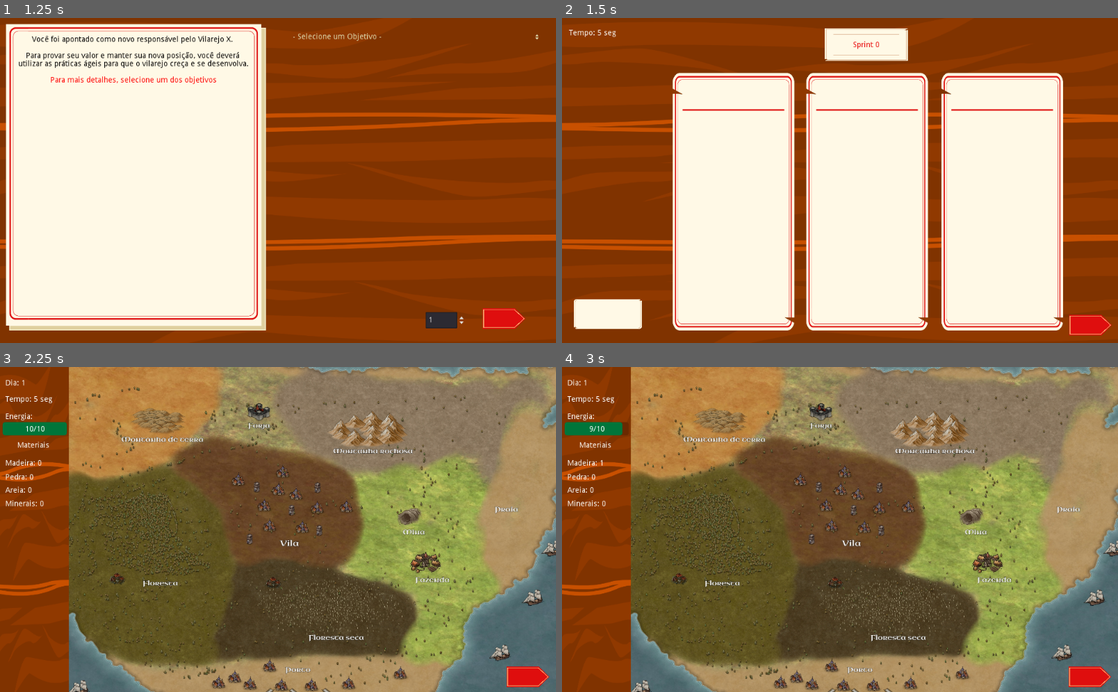
Above: before the commit, frames 1-4 (two rows, left to right).
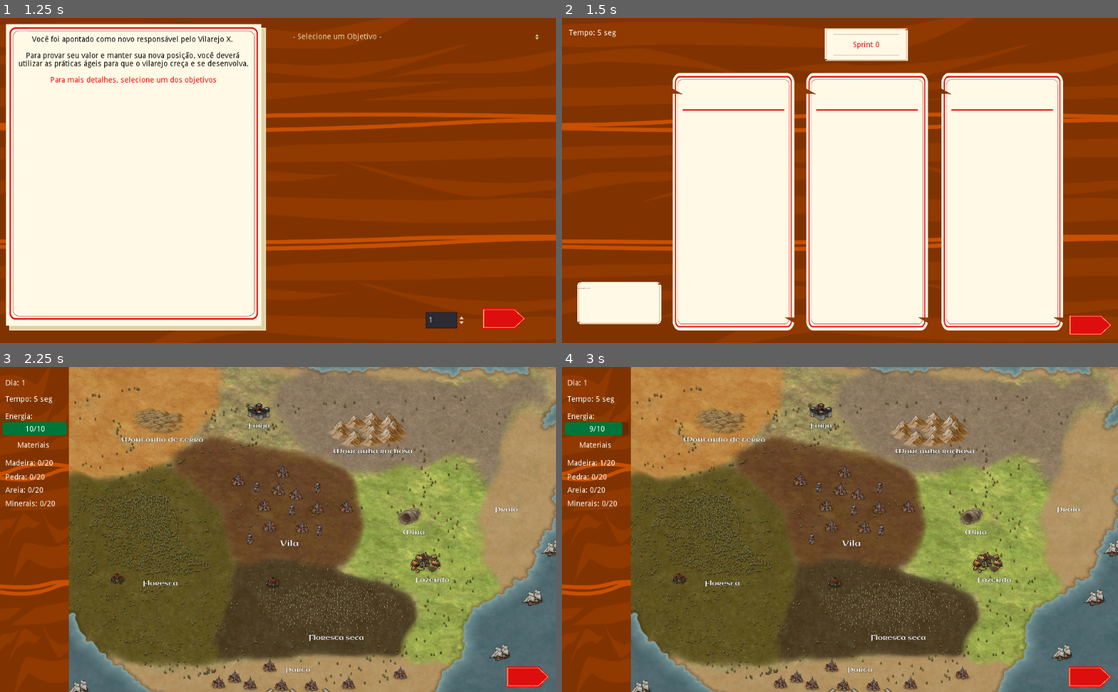
Above: after the commit, the same moments.

Repository: Gebp/TCC
Game: Godot game, scene res://Telas/1-MenuInicial.tscn
The game is run twice, just before and just after one commit, with the same random seed, the same clock (stepped at 60 frames per second) and the same inputs.
Inputs (mouse positions are in pixels of both pictures, inside the frame that each line leads up to):
- Up to frame 1 (1.25 s): click (66, 161) at 0.5 s
- Up to frame 2 (1.5 s): click (1067, 317) at 1.25 s
- Up to frame 3 (2.25 s): click (528, 672) at 2 s
- Up to frame 4 (3 s): click (712, 536) at 2.75 s

Frame 1 is identical in both runs. In frame 2, 1.4% of the frame differs, in the area x 2-18%, y 81-96%; in frame 3, less than 0.1%; in frame 4, less than 0.1%.

Commit message:
Ajustado limites de recursos e task cards
As task cards ainda não se movem e o texto por algum motivo está minúsculo

Falta ainda fazer uma forma de gastar os recursos

Diff:
--- /dev/null
+++ b/Agile_Vilage/Objetos/TaskCard.tscn
@@ -0,0 +1,23 @@
+[gd_scene load_steps=3 format=2]
+
+[ext_resource path="res://Imagens/Cards/TaskCard.png" type="Texture" id=1]
+[ext_resource path="res://Scripts/dnd.gd" type="Script" id=2]
+
+[node name="Container" type="Container"]
+margin_left = 19.0
+margin_top = 9.0
+margin_right = 160.0
+margin_bottom = 83.0
+script = ExtResource( 2 )
+
+[node name="TaskCard" type="Sprite" parent="."]
+position = Vector2( 70, 36 )
+scale = Vector2( 0.246501, 0.213178 )
+texture = ExtResource( 1 )
+
+[node name="Texto" type="RichTextLabel" parent="TaskCard"]
+modulate = Color( 0.00392157, 0, 0, 1 )
+margin_left = -308.0
+margin_top = -131.0
+margin_right = 308.0
+margin_bottom = 122.0
--- a/Agile_Vilage/Scripts/Btn_scripts/btn_campos.gd
+++ b/Agile_Vilage/Scripts/Btn_scripts/btn_campos.gd
@@ -13,25 +13,33 @@
 	$Menu_lateral/Energia.text = str(GlobalVar.energia) + '/' + str(GlobalVar.limite_energia)
 
 func _on_BtnMadeira_pressed():
-	if GlobalVar.energia >0:
+	if GlobalVar.energia > 0 and GlobalVar.madeira < GlobalVar.limite_madeira:
 		GlobalVar.madeira += randomizar_ganhos()
-		$Menu_lateral/Madeira.text = 'Madeira: ' + str(GlobalVar.madeira)
+		if GlobalVar.madeira > GlobalVar.limite_madeira:
+			GlobalVar.madeira = GlobalVar.limite_madeira
+		$Menu_lateral/Madeira.text = 'Madeira: ' + str(GlobalVar.madeira) + '/' + str(GlobalVar.limite_madeira)
 		reduzir_energia()
 
 func _on_BtnPedra_pressed():
-	if GlobalVar.energia >0:
+	if GlobalVar.energia > 0 and GlobalVar.pedra < GlobalVar.limite_pedra:
 		GlobalVar.pedra += randomizar_ganhos()
-		$Menu_lateral/Pedra.text = 'Pedra: ' + str(GlobalVar.pedra)
+		if GlobalVar.pedra > GlobalVar.limite_pedra:
+			GlobalVar.pedra = GlobalVar.limite_pedra
+		$Menu_lateral/Pedra.text = 'Pedra: ' + str(GlobalVar.pedra) + '/' + str(GlobalVar.limite_pedra)
 		reduzir_energia()
 
 func _on_BtnAreia_pressed():
-	if GlobalVar.energia >0:
+	if GlobalVar.energia > 0 and GlobalVar.areia < GlobalVar.limite_areia:
 		GlobalVar.areia += randomizar_ganhos()
-		$Menu_lateral/Areia.text = 'Areia: ' + str(GlobalVar.areia)
+		if GlobalVar.areia > GlobalVar.limite_areia:
+			GlobalVar.areia = GlobalVar.limite_areia
+		$Menu_lateral/Areia.text = 'Areia: ' + str(GlobalVar.areia) + '/' + str(GlobalVar.limite_areia)
 		reduzir_energia()
 
 func _on_BtnMinerais_pressed():
-	if GlobalVar.energia >0:
+	if GlobalVar.energia > 0 and GlobalVar.minerais < GlobalVar.limite_minerais:
 		GlobalVar.minerais += randomizar_ganhos()
-		$Menu_lateral/Minerais.text = 'Madeira: ' + str(GlobalVar.minerais)
+		if GlobalVar.minerais > GlobalVar.limite_minerais:
+			GlobalVar.minerais = GlobalVar.limite_minerais
+		$Menu_lateral/Minerais.text = 'Minerais: ' + str(GlobalVar.minerais) + '/' + str(GlobalVar.limite_minerais)
 		reduzir_energia()
--- a/Agile_Vilage/Scripts/Btn_scripts/btn_p5.gd
+++ b/Agile_Vilage/Scripts/Btn_scripts/btn_p5.gd
@@ -1,22 +1,28 @@
 extends Control
 
 func _on_Reiniciar_pressed():
-	# Reseta os valores dos contadores para reiniciar
+	# Reseta os valores dos contadores ao reiniciar
+	# Contadores e validadores de tempo
 	GlobalVar.qtd_sprint = 1
 	GlobalVar.sprint = 0
 	GlobalVar.dia = 1
+	# Contadores de recursos
 	GlobalVar.energia = 10
 	GlobalVar.madeira = 0
 	GlobalVar.pedra = 0
 	GlobalVar.areia = 0
 	GlobalVar.minerais = 0
+	# Limitadores
 	GlobalVar.limite_energia = 10
-	GlobalVar.limite_madeira = 0
-	GlobalVar.limite_pedra = 0
-	GlobalVar.limite_areia = 0
-	GlobalVar.limite_minerais = 0
+	GlobalVar.limite_madeira = 20
+	GlobalVar.limite_pedra = 20
+	GlobalVar.limite_areia = 20
+	GlobalVar.limite_minerais = 20
+	# Contadores para validação dos objetivos
 	GlobalVar.casas = 0
 	GlobalVar.torres = 0
 	GlobalVar.muros = 0
 	GlobalVar.fazendas = 0
+	# Validador do objetivo selecionado
+	GlobalVar.obj = 0
 	get_tree().change_scene("res://Telas/1-MenuInicial.tscn")
--- a/Agile_Vilage/Scripts/Singleton/global_var.gd
+++ b/Agile_Vilage/Scripts/Singleton/global_var.gd
@@ -14,13 +14,16 @@
 
 # Limitadores
 var limite_energia = 10
-var limite_madeira = 0
-var limite_pedra = 0
-var limite_areia = 0
-var limite_minerais = 0
+var limite_madeira = 20
+var limite_pedra = 20
+var limite_areia = 20
+var limite_minerais = 20
 
-#Contadores para validação dos objetivos
+# Contadores para validação dos objetivos
 var casas = 0
 var torres = 0
 var muros = 0
 var fazendas = 0
+
+# Validador do objetivo selecionado
+var obj = 0
--- /dev/null
+++ b/Agile_Vilage/Scripts/dnd.gd
@@ -0,0 +1,24 @@
+extends Container
+class_name Arrastavel
+
+var id: int
+var texto: String
+
+var dropped_on_target: bool = false
+
+func _ready():
+	add_to_group('Card')
+	$TaskCard/Texto.bbcode_text = '[center]' + texto
+
+func get_drag_data(_position: Vector2):
+	if not dropped_on_target:
+		set_drag_preview(_get_preview_control())
+		return self
+
+func _on_item_dropped_on_target(arrastavel):
+	if arrastavel.get('id') != id:
+		return
+	queue_free()
+
+func _get_preview_control():
+	pass
--- a/Agile_Vilage/Scripts/menu_execucao.gd
+++ b/Agile_Vilage/Scripts/menu_execucao.gd
@@ -7,10 +7,10 @@
 	$Dia.text = 'Dia: ' + str(GlobalVar.dia)
 	GlobalVar.energia = GlobalVar.limite_energia
 	$Energia.text = str(GlobalVar.energia) + '/' + str(GlobalVar.limite_energia)
-	$Madeira.text = 'Madeira: ' + str(GlobalVar.madeira)
-	$Pedra.text = 'Pedra: ' + str(GlobalVar.pedra)
-	$Areia.text = 'Areia: ' + str(GlobalVar.areia)
-	$Minerais.text = 'Minerais: ' + str(GlobalVar.minerais)
+	$Madeira.text = 'Madeira: ' + str(GlobalVar.madeira) + '/' + str(GlobalVar.limite_madeira)
+	$Pedra.text = 'Pedra: ' + str(GlobalVar.pedra) + '/' + str(GlobalVar.limite_pedra)
+	$Areia.text = 'Areia: ' + str(GlobalVar.areia) + '/' + str(GlobalVar.limite_areia)
+	$Minerais.text = 'Minerais: ' + str(GlobalVar.minerais) + '/' + str(GlobalVar.limite_minerais)
 	$EnergiaBar.max_value = GlobalVar.limite_energia
 	$EnergiaBar.value = GlobalVar.limite_energia
 
--- a/Agile_Vilage/Scripts/objetivos.gd
+++ b/Agile_Vilage/Scripts/objetivos.gd
@@ -24,6 +24,7 @@
 
 func _on_ListaObj_item_selected(index):
 	var i = index - 2
+	GlobalVar.obj = i
 
 	if i == 0:
 		$Mensagem_inicial/TextoIntro.bbcode_text = texto_padrao + "[color=red]Objetivo 1"
--- a/Agile_Vilage/Scripts/plan.gd
+++ b/Agile_Vilage/Scripts/plan.gd
@@ -1 +1,29 @@
 extends Node
+
+onready var cena_arastavel: PackedScene = preload("res://Objetos/TaskCard.tscn")
+onready var container_a = $Container_cards
+
+var task_cards = [
+	{'id': 1, 'texto': 'Task 1'},
+	{'id': 2, 'texto': 'Task 2'},
+	{'id': 3, 'texto': 'Task 3'},
+	{'id': 4, 'texto': 'Task 4'},
+]
+
+func _ready():
+	_popular_cards()
+
+func _popular_cards():
+	for task in task_cards:
+		var item = cena_arastavel.instance()
+		item.id = task['id']
+		item.texto = task['texto']
+		container_a.add_child(item)
+
+func _on_item_dropped_on_target(dropped_item: Arrastavel):
+	for item in container_a.get_children():
+		item = (item as Arrastavel)
+		if item.id == dropped_item.id:
+			container_a.remove_child(item)
+			item.queue_free()
+			break
--- a/Agile_Vilage/Telas/2-SelecionarObjetivo.tscn
+++ b/Agile_Vilage/Telas/2-SelecionarObjetivo.tscn
@@ -56,12 +56,8 @@
 margin_bottom = 318.0
 custom_colors/default_color = Color( 0, 0, 0, 1 )
 bbcode_enabled = true
-bbcode_text = "[center]Você foi apontado como novo responsável pelo Vilarejo X. Para provar seu valor e manter sua nova posição, você deverá utilizar as práticas ágeis para que o vilarejo creça e se desenvolva.
-
-Escolha uma das missões propostas para esse fim e informe em quanto tempo você cumprirá seus objetivos.[/center]"
-text = "Você foi apontado como novo responsável pelo Vilarejo X. Para provar seu valor e manter sua nova posição, você deverá utilizar as práticas ágeis para que o vilarejo creça e se desenvolva.
-
-Escolha uma das missões propostas para esse fim e informe em quanto tempo você cumprirá seus objetivos."
+bbcode_text = "[center]Texto da intro.[/center]"
+text = "Texto da intro."
 
 [node name="QtdSprint" type="SpinBox" parent="Objetivo"]
 margin_left = 784.0
--- a/Agile_Vilage/Telas/3-Planejamento.tscn
+++ b/Agile_Vilage/Telas/3-Planejamento.tscn
@@ -6,14 +6,10 @@
 [ext_resource path="res://Scripts/Btn_scripts/btn_p3.gd" type="Script" id=4]
 [ext_resource path="res://Scripts/menu_plan.gd" type="Script" id=5]
 [ext_resource path="res://Imagens/Cards/Info.png" type="Texture" id=6]
-[ext_resource path="res://Imagens/Cards/TaskCard.png" type="Texture" id=7]
 [ext_resource path="res://Scripts/plan.gd" type="Script" id=8]
 
 [sub_resource type="RectangleShape2D" id=1]
 extents = Vector2( 110, 231.5 )
-
-[sub_resource type="RectangleShape2D" id=2]
-extents = Vector2( 59.75, 27.75 )
 
 [node name="Planejamento" type="Node2D"]
 script = ExtResource( 8 )
@@ -107,18 +103,11 @@
 align = 1
 valign = 1
 
-[node name="KinematicBody2D" type="KinematicBody2D" parent="."]
-collision_layer = 2
-input_pickable = true
-
-[node name="CollisionShape2D" type="CollisionShape2D" parent="KinematicBody2D"]
-position = Vector2( 82, 547 )
-shape = SubResource( 2 )
-
-[node name="TaskCard" type="Sprite" parent="KinematicBody2D/CollisionShape2D"]
-position = Vector2( 2.375, -0.75 )
-scale = Vector2( 0.200233, 0.152455 )
-texture = ExtResource( 7 )
+[node name="Container_cards" type="MarginContainer" parent="."]
+margin_left = 35.0
+margin_top = 490.0
+margin_right = 185.0
+margin_bottom = 575.0
 
 [connection signal="pressed" from="Executar" to="Executar" method="_on_Executar_pressed"]
 [connection signal="pressed" from="Executar" to="Executar" method="_on_Reiniciar_pressed"]
--- a/Agile_Vilage/Telas/4-Execucao.tscn
+++ b/Agile_Vilage/Telas/4-Execucao.tscn
@@ -132,7 +132,7 @@
 margin_right = 110.0
 margin_bottom = 185.0
 rect_pivot_offset = Vector2( -115, 211 )
-text = "Madeira: xx"
+text = "Madeira: xx/xx"
 
 [node name="Pedra" type="Label" parent="Campos/Menu_lateral"]
 margin_left = 10.0
@@ -140,7 +140,7 @@
 margin_right = 110.0
 margin_bottom = 211.0
 rect_pivot_offset = Vector2( -115, 211 )
-text = "Pedra: xx"
+text = "Pedra: xx/xx"
 
 [node name="Areia" type="Label" parent="Campos/Menu_lateral"]
 margin_left = 10.0
@@ -148,7 +148,7 @@
 margin_right = 110.0
 margin_bottom = 235.0
 rect_pivot_offset = Vector2( -115, 211 )
-text = "Areia: xx"
+text = "Areia: xx/xx"
 
 [node name="Minerais" type="Label" parent="Campos/Menu_lateral"]
 margin_left = 10.0
@@ -156,7 +156,7 @@
 margin_right = 110.0
 margin_bottom = 260.0
 rect_pivot_offset = Vector2( -115, 211 )
-text = "Minerais: xx"
+text = "Minerais: xx/xx"
 
 [node name="Label7" type="Label" parent="Campos/Menu_lateral"]
 visible = false
@@ -181,24 +181,36 @@
 margin_top = 226.0
 margin_right = 383.0
 margin_bottom = 395.0
+__meta__ = {
+"_edit_lock_": true
+}
 
 [node name="BtnPedra" type="TextureButton" parent="Campos"]
 margin_left = 604.0
 margin_top = 77.0
 margin_right = 753.0
 margin_bottom = 151.0
+__meta__ = {
+"_edit_lock_": true
+}
 
 [node name="BtnAreia" type="TextureButton" parent="Campos"]
 margin_left = 884.0
 margin_top = 114.0
 margin_right = 1030.0
 margin_bottom = 382.0
+__meta__ = {
+"_edit_lock_": true
+}
 
 [node name="BtnMinerais" type="TextureButton" parent="Campos"]
 margin_left = 725.0
 margin_top = 254.0
 margin_right = 787.0
 margin_bottom = 301.0
+__meta__ = {
+"_edit_lock_": true
+}
 
 [node name="Continuar" type="TextureButton" parent="."]
 margin_left = 935.0
--- a/Agile_Vilage/project.godot
+++ b/Agile_Vilage/project.godot
@@ -7,6 +7,16 @@
 ;   param=value ; assign values to parameters
 
 config_version=4
+
+_global_script_classes=[ {
+"base": "Container",
+"class": "Arrastavel",
+"language": "GDScript",
+"path": "res://Scripts/dnd.gd"
+} ]
+_global_script_class_icons={
+"Arrastavel": ""
+}
 
 [application]
 
Not shown: 1 places in Agile_Vilage/Telas/3-Planejamento.tscn that only renumber resources
